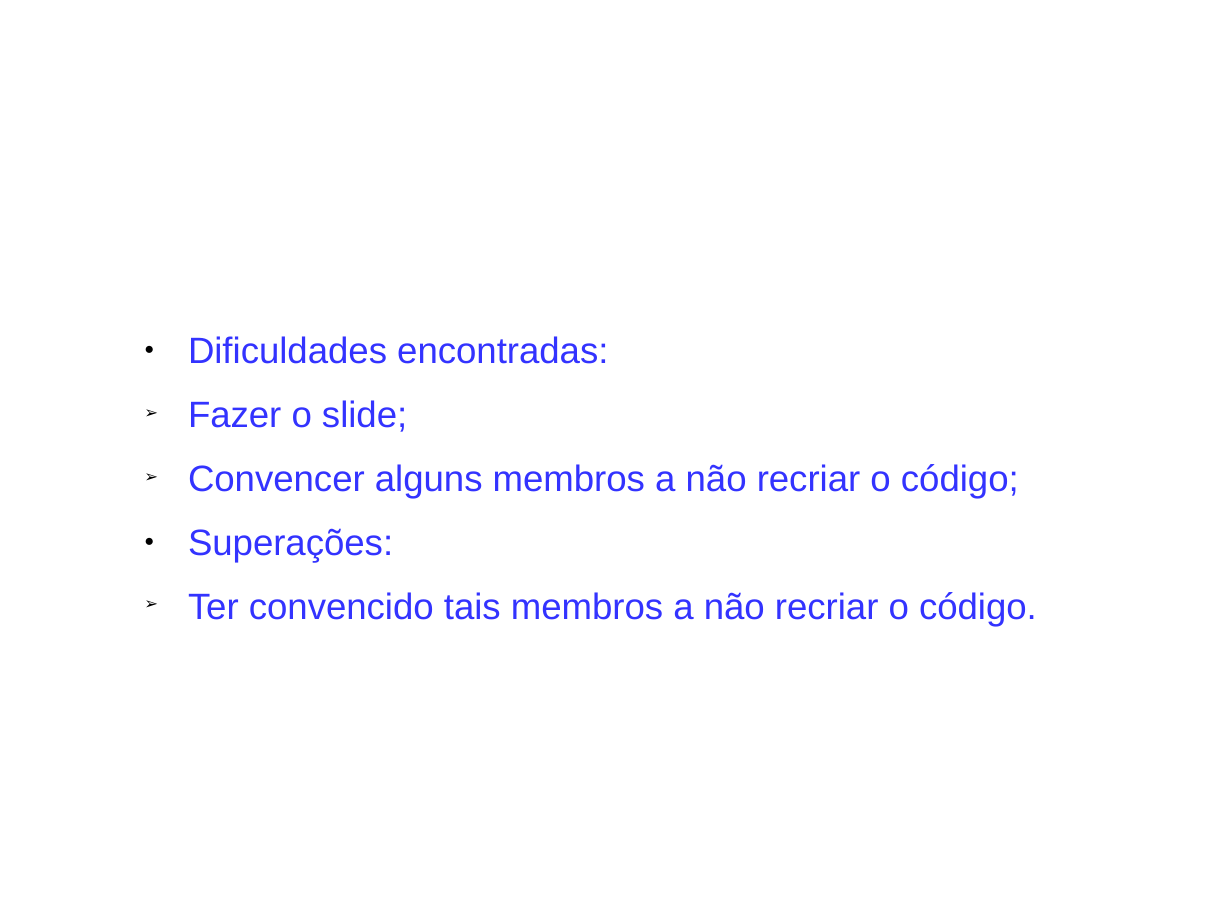
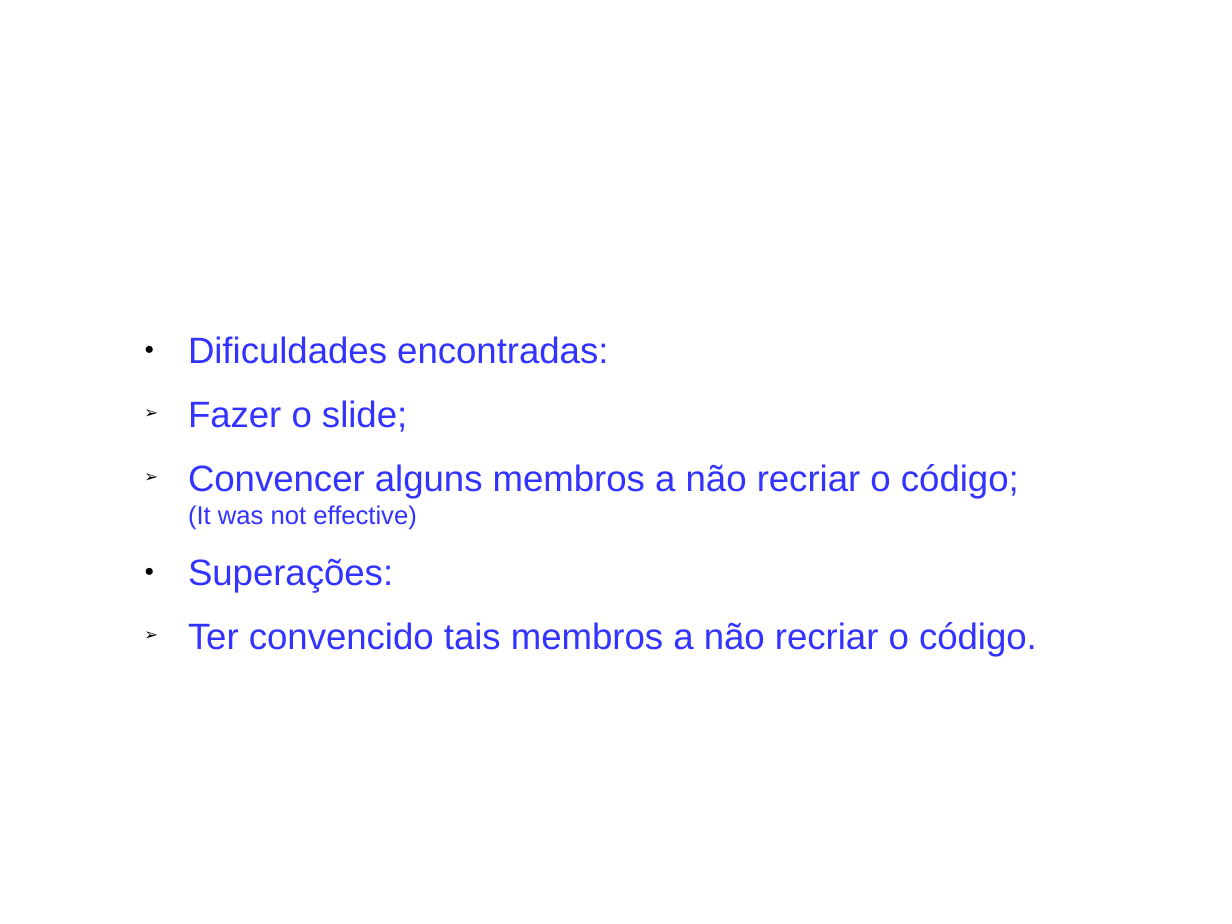
Before and after one commit to Maysk/trab2MN1, a slide deck: slide 18 of apresentação/Apresentação_MN1_p2_linux.odp (slide 17 before the commit). Drawn at 1232x924 pixels with LibreOffice and Linux fonts; fonts in the diff are those of the drawing; background and template pictures are left out. Boxes give left, top, right and bottom in pixels: in the first picture for what was removed or moved away, otherwise in the second. Text is boxed around its words. In the diff, an @@ line names an element or a change of style, - is before the commit and + after.

```diff
--- a/apresentação/Apresentação_MN1_p2_linux.odp
+++ b/apresentação/Apresentação_MN1_p2_linux.odp
@@ text at [188,464,1019,530]: text changed @@
-➢ Convencer alguns membros a não recriar o código;
+➢ Convencer alguns membros a não recriar o código;
+  (It was not effective)
```
Also in this commit, not shown: 4 other slides changed, 1 slide added, 2 other files.
